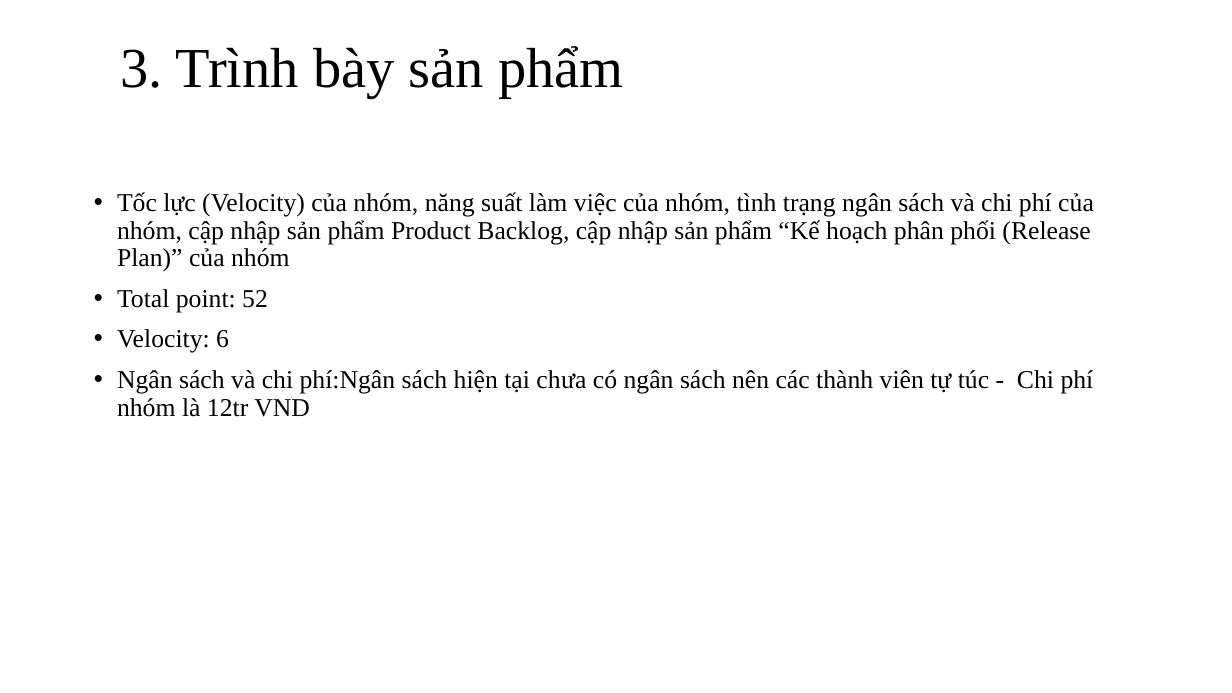
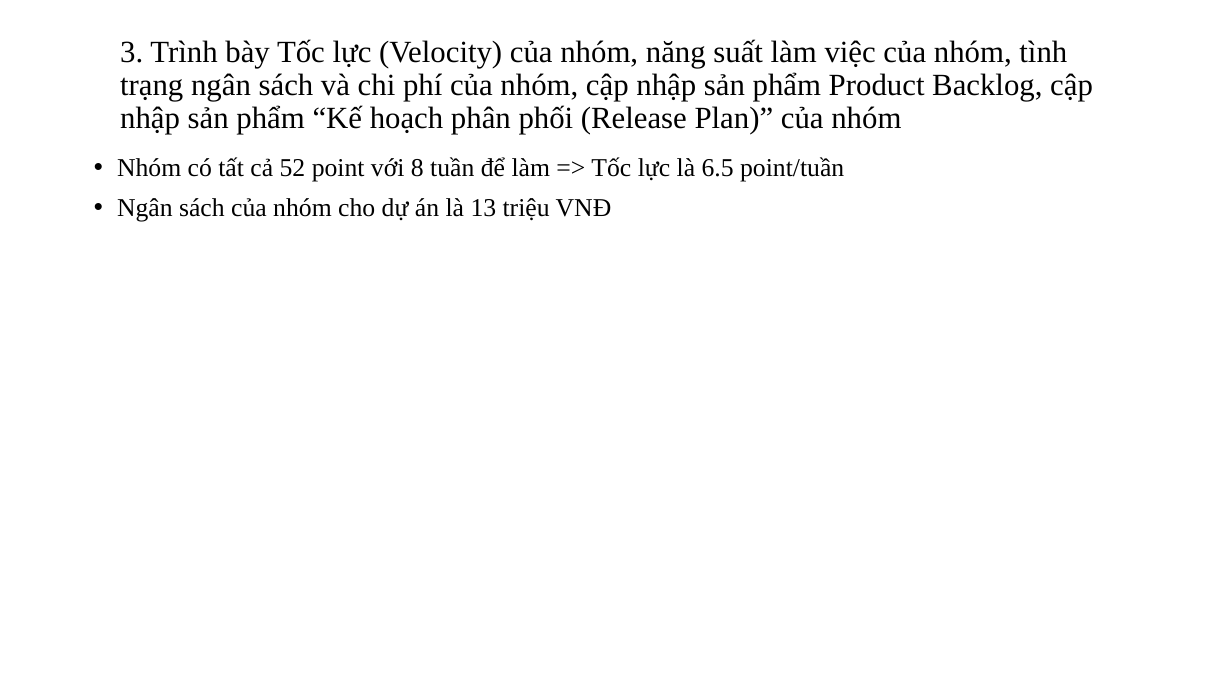
Before and after one commit to huynhquangminh/18HCB_QuanLyQuyTrinhPhanMem, a slide deck: slide 14 of Documents/Tuan5/Nhom_3_Tuan_5.pptx. Drawn at 1232x693 pixels with LibreOffice and Linux fonts; fonts in the diff are those of the drawing. Boxes give left, top, right and bottom in pixels: in the first picture for what was removed or moved away, otherwise in the second. Text is boxed around its words. In the diff, an @@ line names an element or a change of style, - is before the commit and + after.

```diff
--- a/Documents/Tuan5/Nhom_3_Tuan_5.pptx
+++ b/Documents/Tuan5/Nhom_3_Tuan_5.pptx
@@ title removed at <box>120,46,623,98</box> @@
-3. Trình bày sản phẩm
@@ title added at <box>120,39,1093,135</box>, 24 pt, text #000000 @@
+3. Trình bày Tốc lực (Velocity) của nhóm, năng suất làm việc của nhóm, tình trạng ngân sách và chi phí của nhóm, cập nhập sản phẩm Product Backlog, cập nhập sản phẩm “Kế hoạch phân phối (Release Plan)” của nhóm
@@ text at <box>117,157,844,222</box>: text changed @@
-• Tốc lực (Velocity) của nhóm, năng suất làm việc của nhóm, tình trạng ngân sách và chi phí của nhóm, cập nhập sản phẩm Product Backlog, cập nhập sản phẩm “Kế hoạch phân phối (Release Plan)” của nhóm
-• Total point: 52
-• Velocity: 6
-• Ngân sách và chi phí:Ngân sách hiện tại chưa có ngân sách nên các thành viên tự túc - Chi phí nhóm là 12tr VND
+• Nhóm có tất cả 52 point với 8 tuần để làm => Tốc lực là 6.5 point/tuần
+• Ngân sách của nhóm cho dự án là 13 triệu VNĐ
```
Also in this commit, not shown: 6 other slides changed, 2 slides added, 1 slide removed, 5 other files.
